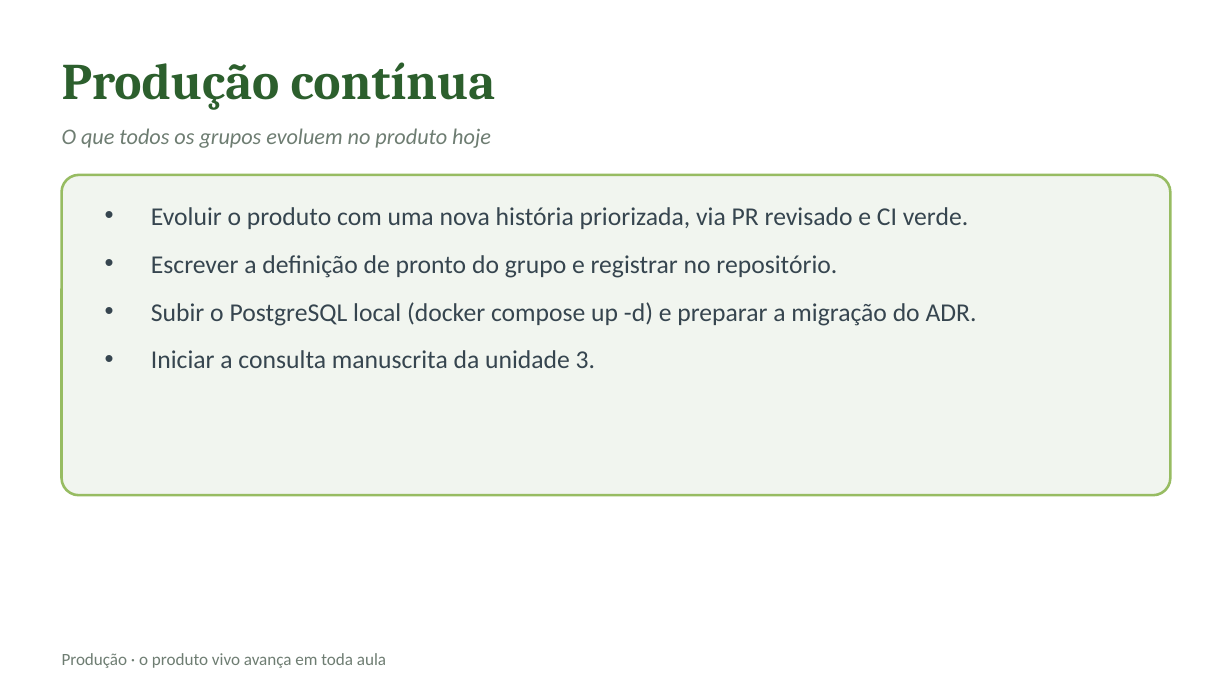
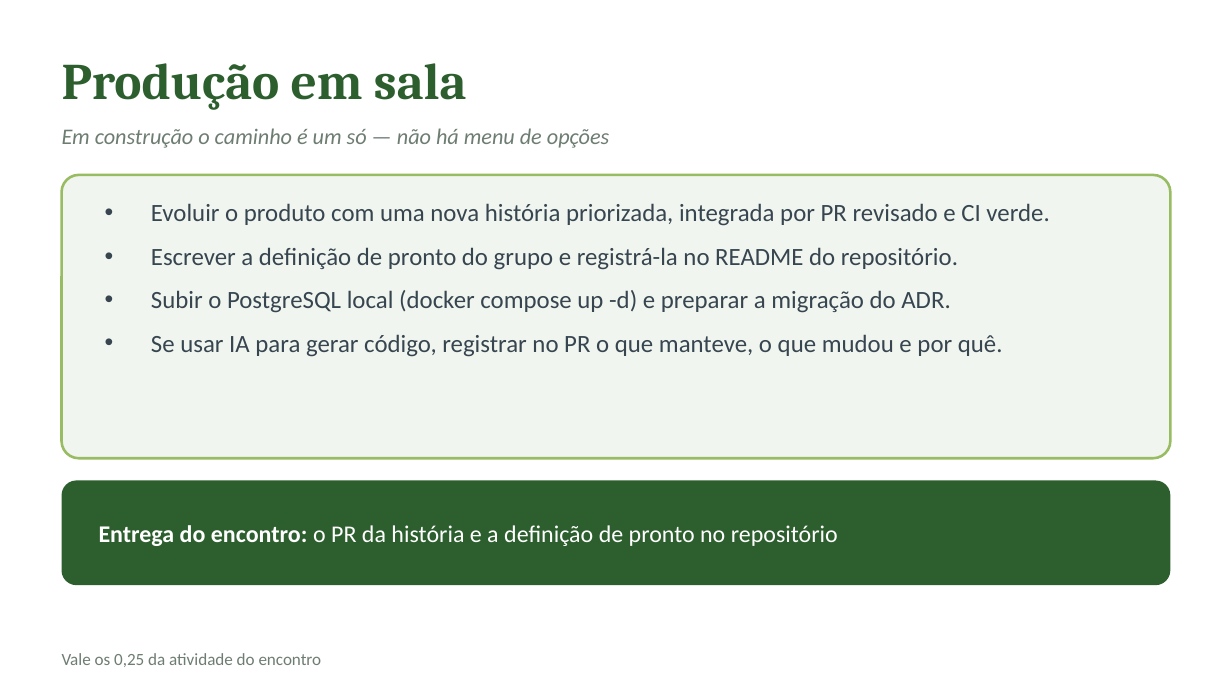
Before and after one commit to CatolicaSC-EngSoft/g1126-analise-projeto-desenvolvimento-agil-alunos, a slide deck: slide 13 of slides/aula-11-construcao-incremental.pptx. Drawn at 1232x693 pixels with LibreOffice and Linux fonts; fonts in the diff are those of the drawing. Boxes give left, top, right and bottom in pixels: in the first picture for what was removed or moved away, otherwise in the second. Text is boxed around its words. In the diff, an @@ line names an element or a change of style, - is before the commit and + after.

Commit message:
Unidade 3: produção em sala sem menu; modelos de docs do Trabalho 3

```diff
--- a/slides/aula-11-construcao-incremental.pptx
+++ b/slides/aula-11-construcao-incremental.pptx
@@ text at (62, 63, 467, 110): text changed @@
-Produção contínua
+Produção em sala
@@ text at (62, 128, 609, 148): text changed @@
-O que todos os grupos evoluem no produto hoje
+Em construção o caminho é um só — não há menu de opções
@@ rounded rectangle: place and size @@
-rounded rectangle at (62, 175, 1170, 495)
+rounded rectangle at (62, 175, 1170, 458)
@@ rounded rectangle at (62, 175, 1170, 458): proportions changed @@
@@ text at (151, 203, 1049, 270): text changed; size 15 to 14.5 pt @@
-• Evoluir o produto com uma nova história priorizada, via PR revisado e CI verde.
-• Escrever a definição de pronto do grupo e registrar no repositório.
+• Evoluir o produto com uma nova história priorizada, integrada por PR revisado e CI verde.
+• Escrever a definição de pronto do grupo e registrá-la no README do repositório.
@@ text at (151, 290, 950, 313): size 15 to 14.5 pt in "Subir o PostgreSQL local (docker compose up ..."; less space between paragraphs @@
@@ text at (151, 334, 1003, 357): text changed; size 15 to 14.5 pt @@
-• Iniciar a consulta manuscrita da unidade 3.
+• Se usar IA para gerar código, registrar no PR o que manteve, o que mudou e por quê.
@@ rounded rectangle added at (62, 480, 1170, 585), fill #2C5F2D @@
@@ text added at (99, 525, 838, 546), 14 pt, text #FFFFFF @@
+Entrega do encontro: o PR da história e a definição de pronto no repositório
@@ text at (62, 653, 322, 667): text changed @@
-Produção · o produto vivo avança em toda aula
+Vale os 0,25 da atividade do encontro
```
Also in this commit, not shown: 1 slide removed, 12 other files.
